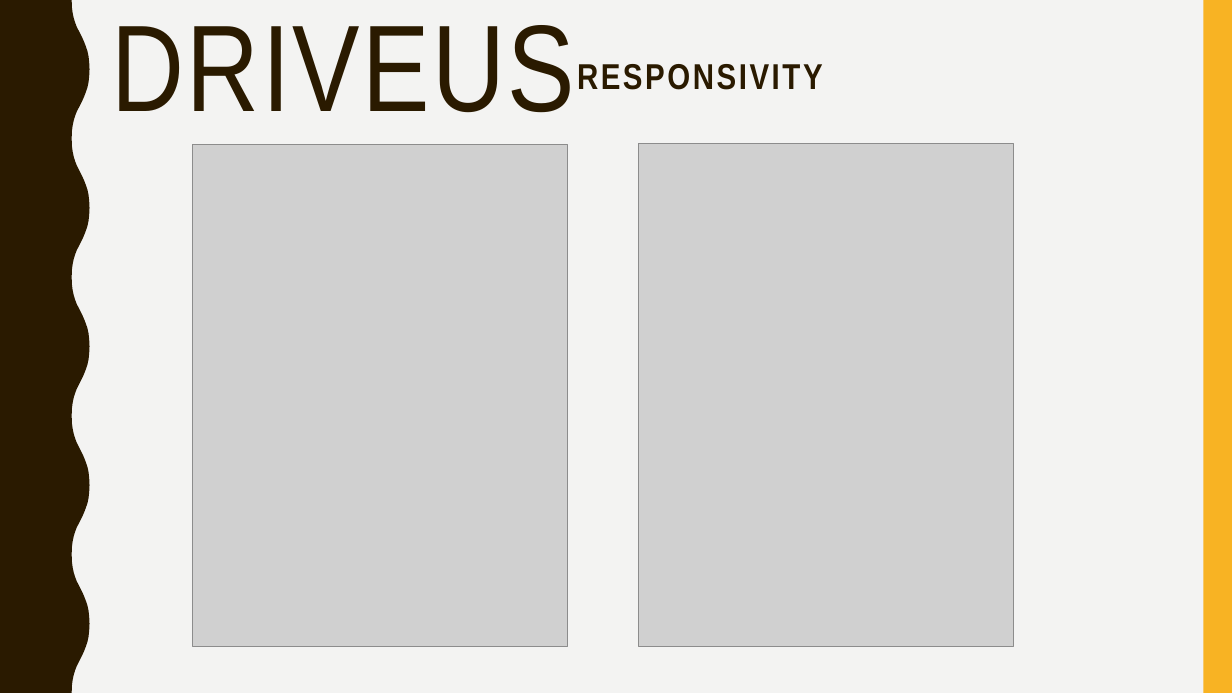
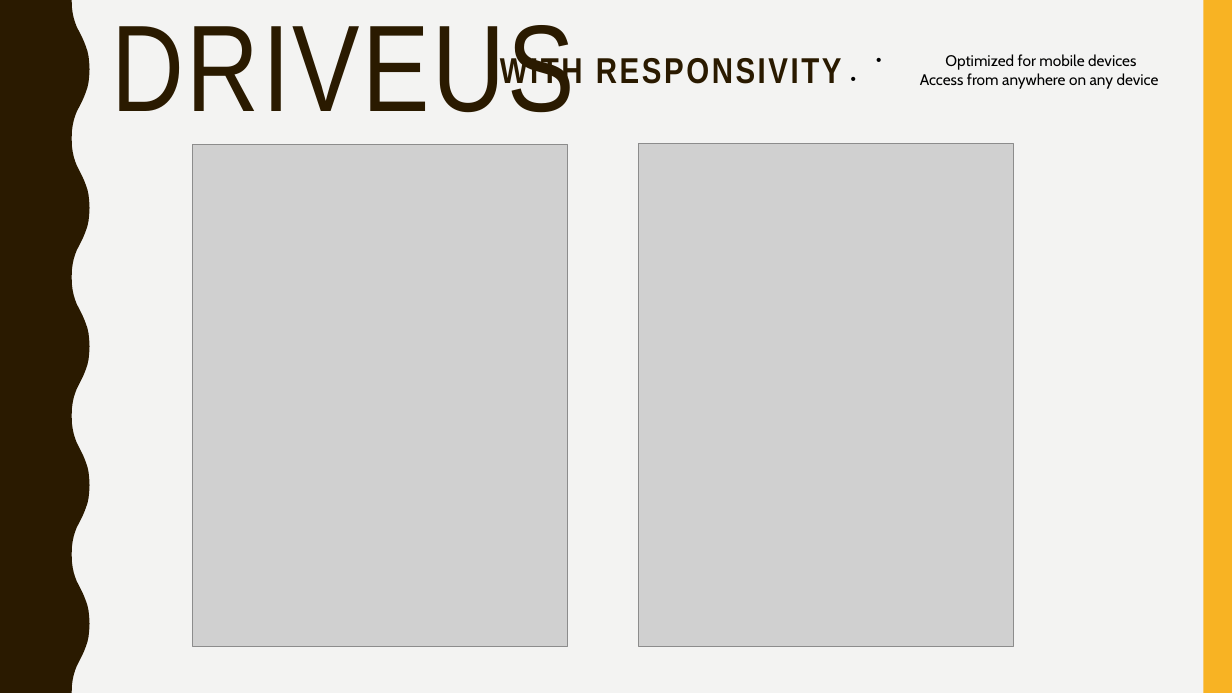
Before and after one commit to NagLau/DriveUs, a slide deck: slide 13 of egyeb/DriveUs.pptx (slide 9 before the commit). Drawn at 1232x693 pixels with LibreOffice and Linux fonts; fonts in the diff are those of the drawing; grey boxes stand for pictures. Boxes give left, top, right and bottom in pixels: in the first picture for what was removed or moved away, otherwise in the second. Text is boxed around its words. In the diff, an @@ line names an element or a change of style, - is before the commit and + after.

```diff
--- a/egyeb/DriveUs.pptx
+++ b/egyeb/DriveUs.pptx
@@ text at bbox=[500, 55, 842, 91]: text changed @@
-RESPONSIVITY
+WITH RESPONSIVITY
@@ text added at bbox=[920, 54, 1159, 89], 12 pt, text #000000 @@
+• Optimized for mobile devices
+• Access from anywhere on any device
```
Also in this commit, not shown: 2 other slides changed, 10 slides added, 2 other files.
